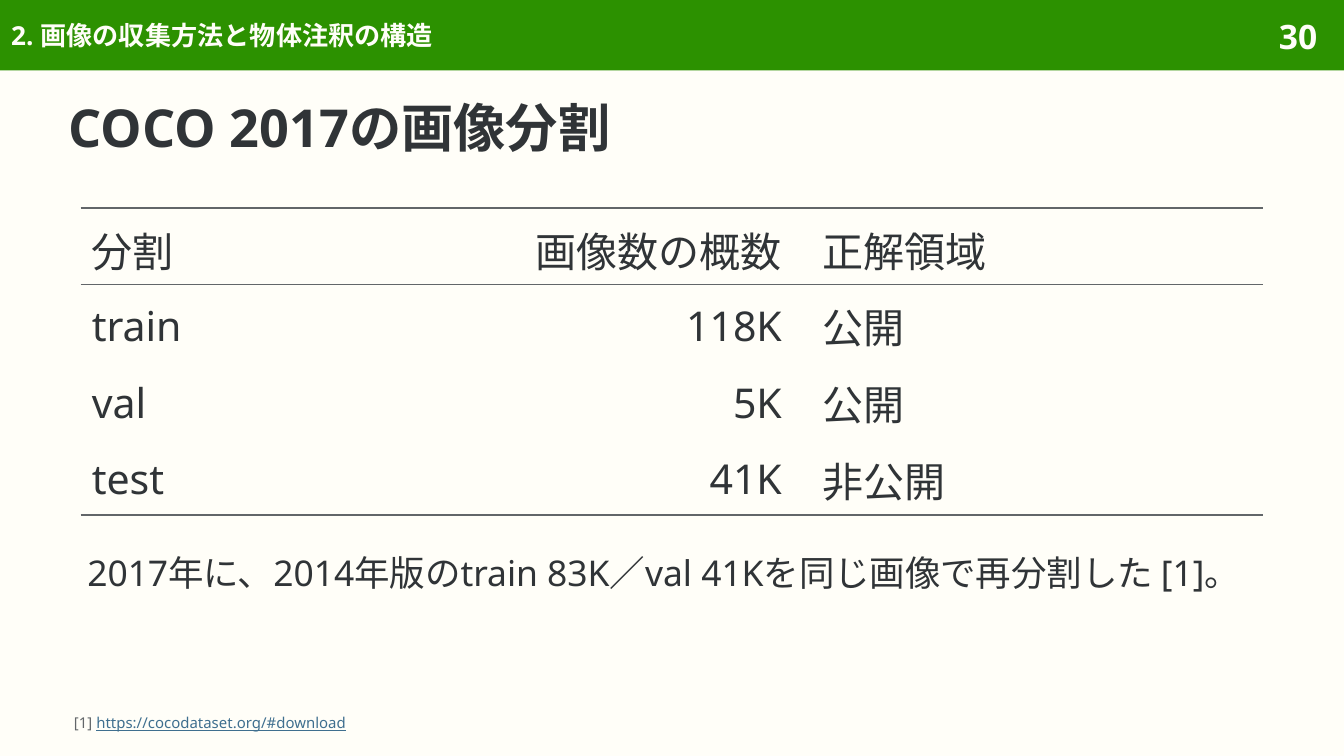
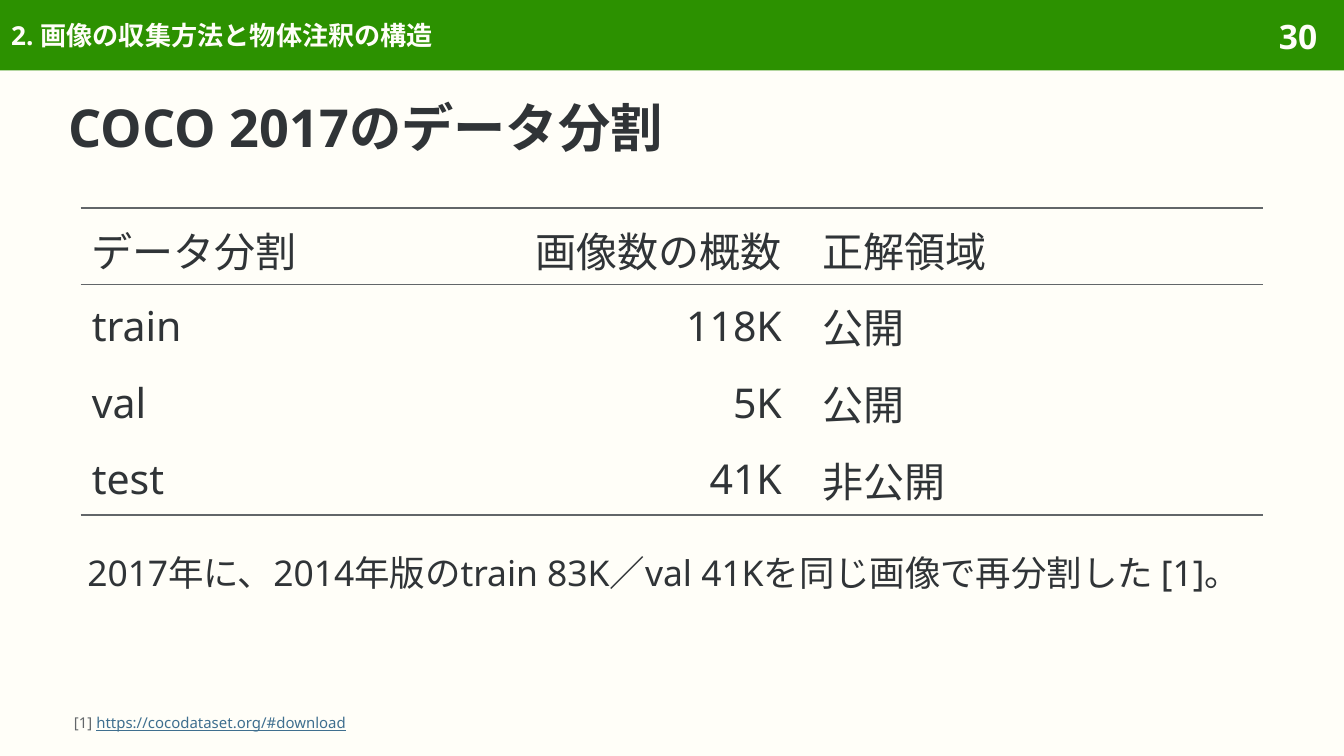
Before and after one commit to sasakiy84/datasets-in-10-minutes, a slide deck: slide 30 of slides/datasets-in-10-minutes-coco.pptx. Drawn at 1344x756 pixels with LibreOffice and Linux fonts; fonts in the diff are those of the drawing. Boxes give left, top, right and bottom in pixels: in the first picture for what was removed or moved away, otherwise in the second. Text is boxed around its words. In the diff, an @@ line names an element or a change of style, - is before the commit and + after.

Commit message:
Proofread coco with Japanese proofreading skill

```diff
--- a/slides/datasets-in-10-minutes-coco.pptx
+++ b/slides/datasets-in-10-minutes-coco.pptx
@@ title at (69, 101, 663, 152): text changed @@
-COCO 2017の画像分割
+COCO 2017のデータ分割
@@ table at (81, 208, 1263, 515) @@
-row 1, column 1: 分割
+row 1, column 1: データ分割
```
Also in this commit, not shown: 10 other slides changed, 7 other files.
